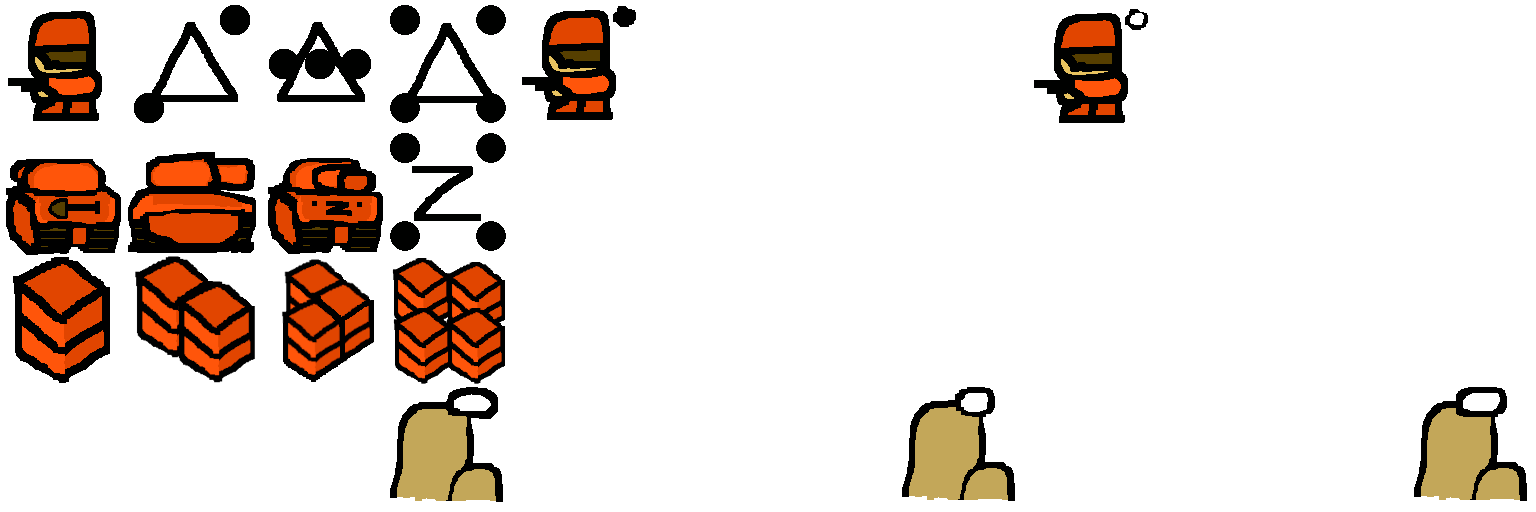
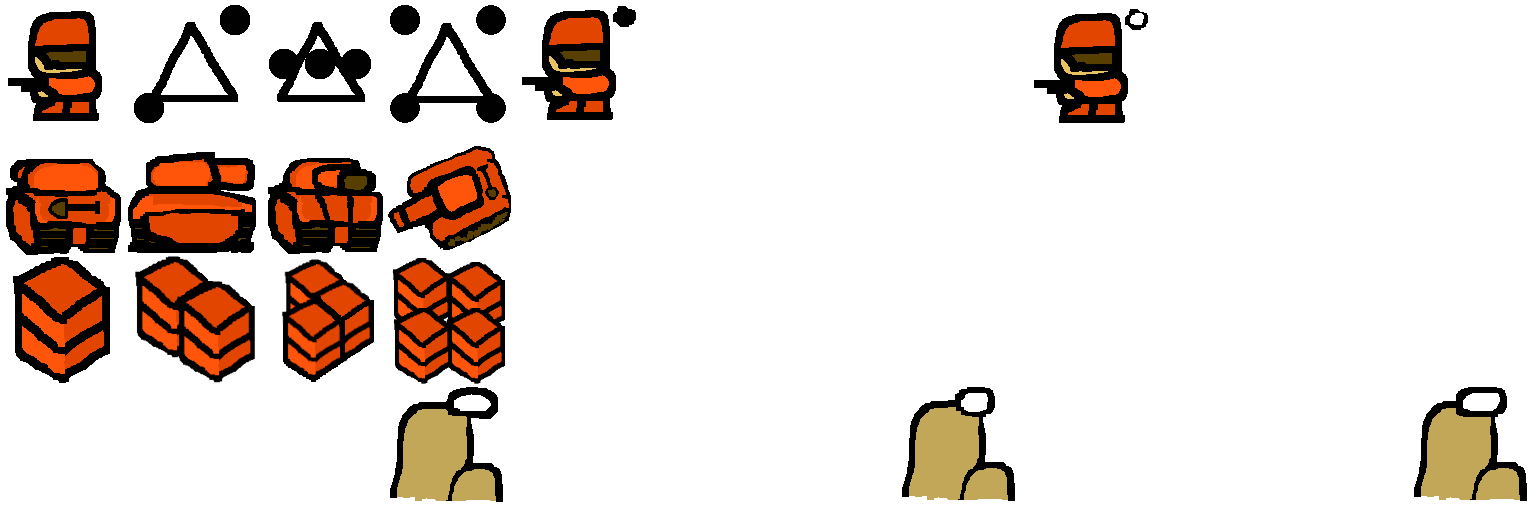
Layered file, before and after one edit (1536px x 512px). Changes by layer:
added layer "pixel 2-4 copy" above "pixel 2-4" over 388, 146, 511, 250
painted on "pixel 2-3" over 312, 176, 367, 223
hid "Pasted Layer 2-4 count" over 390, 133, 506, 251
hid "2-4" over 412, 166, 481, 221
